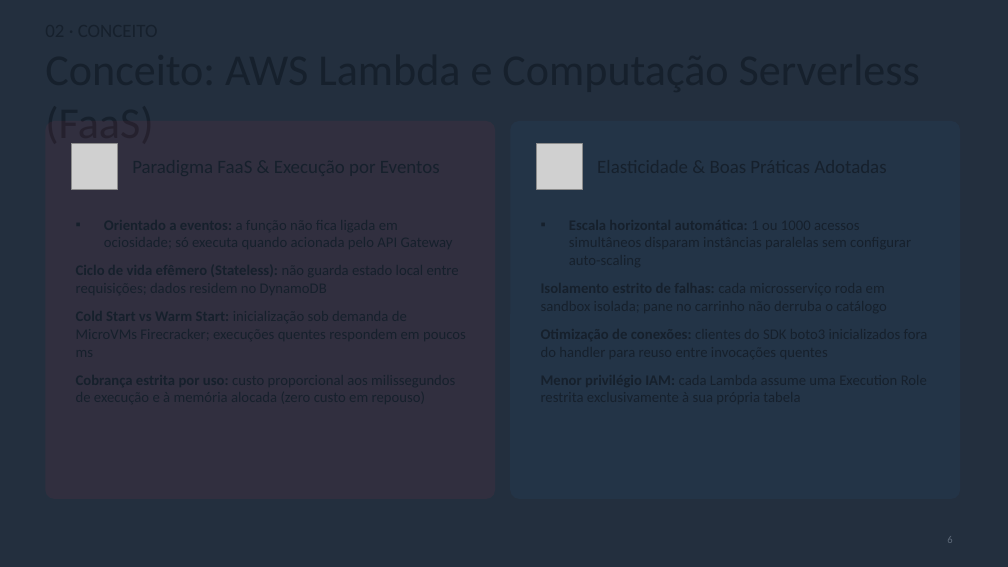
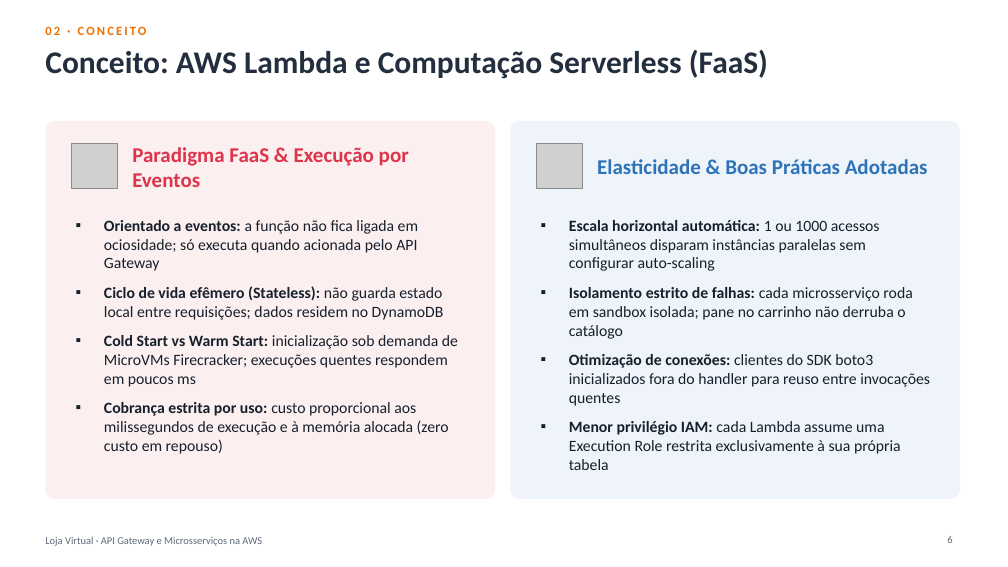
Before and after one commit to joaopedro-albuquerque/loja-api-gateway, a slide deck: slide 6 of entrega/apresentacao.pptx. Drawn at 1008x567 pixels with LibreOffice and Linux fonts; fonts in the diff are those of the drawing; grey boxes stand for pictures. Boxes give left, top, right and bottom in pixels: in the first picture for what was removed or moved away, otherwise in the second. Text is boxed around its words. In the diff, an @@ line names an element or a change of style, - is before the commit and + after.

```diff
--- a/entrega/apresentacao.pptx
+++ b/entrega/apresentacao.pptx
@@ background #232F3E to #FFFFFF @@
@@ text added at [45,26,147,35], 12 pt, text #ED7100, bold @@
+02 · CONCEITO
@@ title "Conceito: AWS Lambda e Computação ..." at [45,50,768,79]: size 42 to 30 pt, text colour #16202C to #232F3E, bold on @@
@@ text added at [132,147,409,187], 20 pt, text #DD344C, bold @@
+Paradigma FaaS & Execução por Eventos
@@ text added at [597,159,928,174], 20 pt, text #2E73B8, bold @@
+Elasticidade & Boas Práticas Adotadas
@@ text added at [104,220,458,454], 15 pt, text #16202C @@
+▪ Orientado a eventos: a função não fica ligada em ociosidade; só executa quando acionada pelo API Gateway
+▪ Ciclo de vida efêmero (Stateless): não guarda estado local entre requisições; dados residem no DynamoDB
+▪ Cold Start vs Warm Start: inicialização sob demanda de MicroVMs Firecracker; execuções quentes respondem em poucos ms
+▪ Cobrança estrita por uso: custo proporcional aos milissegundos de execução e à memória alocada (zero custo em repouso)
@@ text added at [569,220,930,470], 15 pt, text #16202C @@
+▪ Escala horizontal automática: 1 ou 1000 acessos simultâneos disparam instâncias paralelas sem configurar auto-scaling
+▪ Isolamento estrito de falhas: cada microsserviço roda em sandbox isolada; pane no carrinho não derruba o catálogo
+▪ Otimização de conexões: clientes do SDK boto3 inicializados fora do handler para reuso entre invocações quentes
+▪ Menor privilégio IAM: cada Lambda assume uma Execution Role restrita exclusivamente à sua própria tabela
@@ text added at [45,537,262,546], 10 pt, text #5F6B7A @@
+Loja Virtual · API Gateway e Microsserviços na AWS
```
Also in this commit, not shown: 4 other files.
